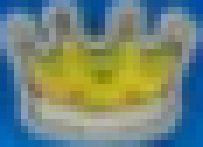
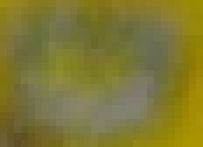
Layered file, before and after one edit (203px x 147px). Changes by layer:
added layer "Layer 13" above "Layer 12" over [0, 0, 203, 147]
added layer "Layer 12" above "Layer 1" over [0, 0, 203, 147]
hid "Layer 11" over [0, 0, 203, 147]
hid "Layer 2" over [0, 0, 203, 147]
